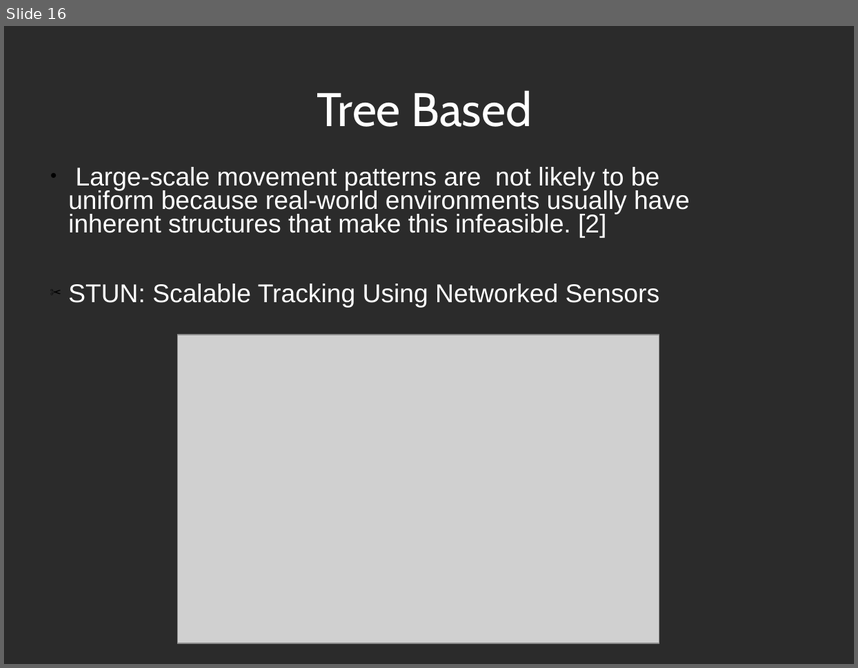
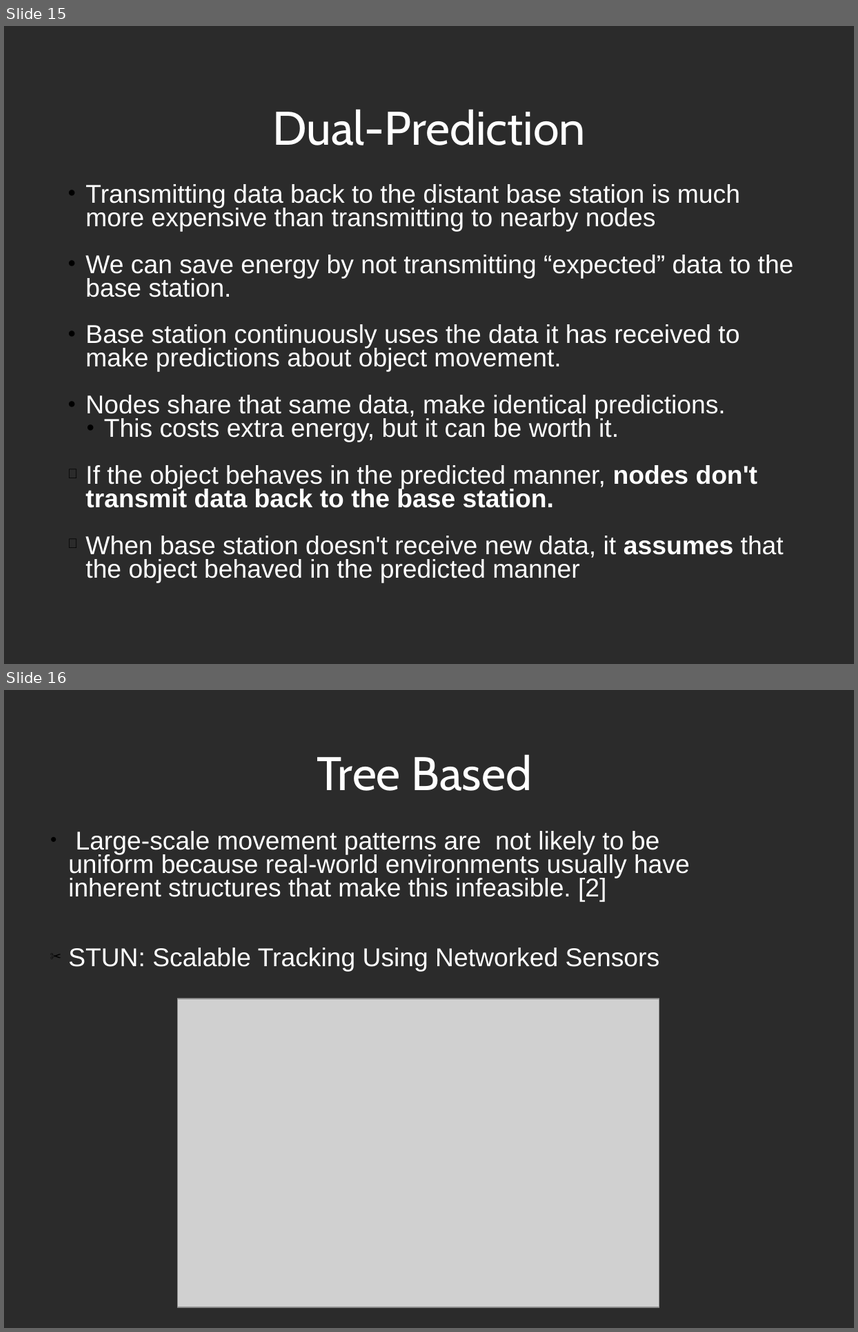
Before and after one commit to LuisEduardoER/baffleship, a slide deck: 370project.ppt. Shown one above the other, each under a label of ours: slide 16 before the commit, slides 15 and 16 after it. The pictures are 858x668 and 858x1332 pixels, drawn with LibreOffice and Linux fonts; fonts in the diff are those of the drawing; grey boxes stand for pictures; background and template pictures are left out; a plain dark background stands for a picture behind light text. Boxes give left, top, right and bottom in pixels: in the first picture for what was removed or moved away, otherwise in the second. Text is boxed around its words. In the diff, an @@ line names an element or a change of style, - is before the commit and + after.

```diff
--- a/370project.ppt
+++ b/370project.ppt
@@ slide 15 added at [4, 26, 854, 664], background picture (left out) @@
@@ title added at [272, 109, 586, 145], 44 pt, text #FFFFFF @@
+Dual-Prediction
@@ text added at [85, 184, 794, 583], 24 pt, text #FFFFFF @@
+  ● Transmitting data back to the distant base station is much more expensive than transmitting to nearby nodes
+  ● We can save energy by not transmitting “expected” data to the base station.
+  ● Base station continuously uses the data it has received to make predictions about object movement.
+  ● Nodes share that same data, make identical predictions.
+    ● This costs extra energy, but it can be worth it.
+   If the object behaves in the predicted manner, nodes don't transmit data back to the base station.
+   When base station doesn't receive new data, it assumes that the object behaved in the predicted manner
```
Also in this commit, not shown: 3 slides changed, 1 slide removed.
